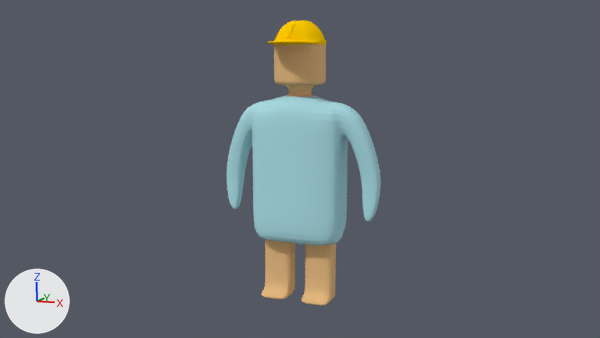
One commit to the Blender file introduction/blend/010_008.blend: the scene before it, then after it.
The view is the same before and after, from the file's camera 'Camera'. Lighting does not change. The marker at lower left points along +X, +Y and +Z.

The first picture shows '立方体'.
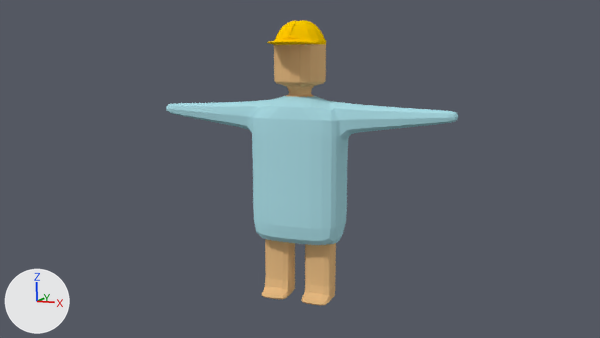
What differs and where, as boxes [x1, y1, x2, y2] in the pictures (600 x 338 px; the box of a moved part takes in the faces that stretch with it):
'立方体', reshaped (89% wider): before [227, 20, 381, 306]; after [166, 20, 458, 306]
part 1 of me_立方体, moved or reshaped: before [227, 96, 381, 222]; after [166, 96, 458, 174]

What changed in the scene script:
```text
Change me_立方体:
    used by ob_立方体; location = (0.0, 0.0, 0.0)
    remove me_立方体.from_pydata(...)  # 187 vertices, 162 faces, 4 loose edges; spans x -0.28..1.9, y -1.17..0.65, z 0.0..6.26
    add me_立方体.from_pydata(...)  # 187 vertices, 161 faces, 4 loose edges; spans x -0.28..3.49, y -1.17..0.65, z 0.0..6.26
    me_立方体 part 1
    12 vertices are removed from x 1.49..1.9, y -0.17..0.3, z 1.9..2.69
    14 faces are deleted
    3 vertices in x 1.0, y -0.32..0.32, z 3.83 move by (0.01, 0.0, -0.01)
    3 vertices in x 1.0, y -0.32..0.32, z 4.51 move by (-0.01, 0.0, -0.01)
    12 vertices move from x 1.16..1.75, y -0.26..0.33, z 3.2..4.26 to x 1.31..2.18, y -0.31..0.31, z 3.86..4.48
    12 vertices are added at x 3.15..3.49, y -0.21..0.21, z 4.12..4.39
    13 new faces join them, mat_マテリアル (cyan #acdee7)
```
